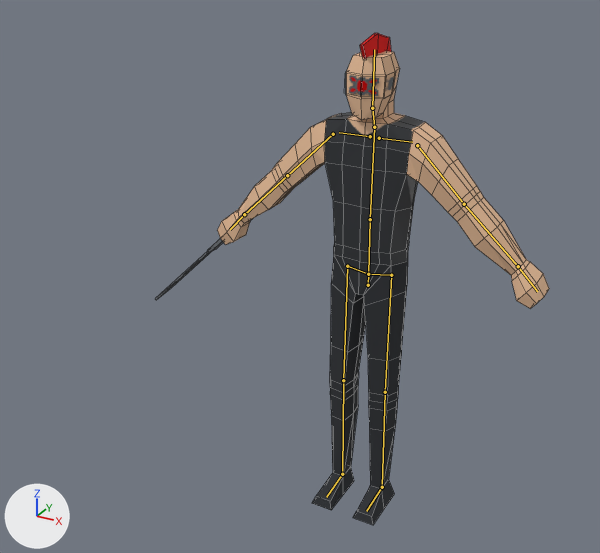
What one commit did to the Blender file meshes/enemies/cg2_factory/scrapper/scrapper.blend.
Before and after are seen from a camera (50 mm lens) standing at (1.03, -2.31, 1.99) and looking at (-0.02, -0.39, 1.03). Lighting does not change. The marker at lower left points along +X, +Y and +Z. The bones that bend it are drawn over the model as lines. Mesh edges are drawn as thin lines.

The first picture shows 'Character', 'Character.001', 'Character.002', 'Cube'.
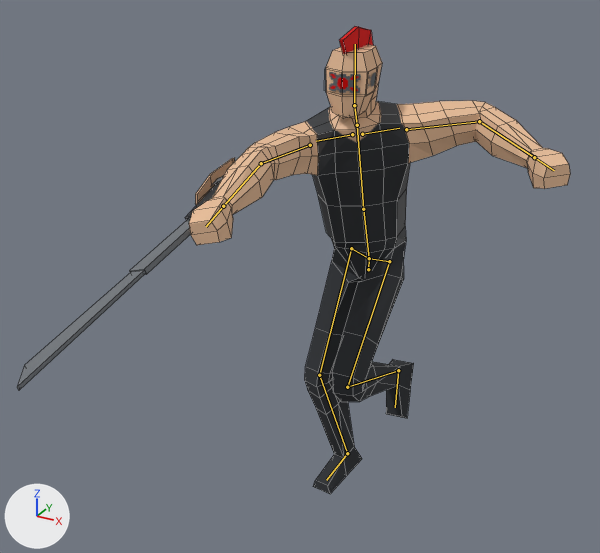
The newer file adds an action. The first version stands in its rest pose; the second is drawn at frame 5 of the action 'attack_end'.

Changed parts and their boxes (x1, y1, x2, y2) in the pictures (600 x 553 px):
'Character', posed (15% wider)
    before: (217, 51, 549, 525)
    after: (189, 45, 570, 494)
'Character.001', posed
    before: (155, 219, 252, 300)
    after: (17, 158, 235, 390)
'Cube', posed (6% taller)
    before: (349, 33, 391, 96)
    after: (329, 26, 373, 93)
'Character.002', posed (13% taller)
    before: (386, 77, 394, 91)
    after: (368, 72, 376, 88)
bone 'hip', root to tip
    before: (368, 285) to (368, 274)
    after: (368, 269) to (369, 258)
bone 'spine', root to tip
    before: (368, 274) to (370, 219)
    after: (369, 258) to (363, 209)
bone 'spine.001', root to tip
    before: (370, 219) to (374, 127)
    after: (363, 209) to (357, 125)
bone 'shoulder.L', root to tip
    before: (379, 138) to (412, 142)
    after: (362, 134) to (399, 128)
bone 'upper_arm.L', root to tip
    before: (417, 145) to (464, 204)
    after: (406, 129) to (479, 121)
bone 'forearm.L', root to tip
    before: (464, 204) to (518, 266)
    after: (479, 121) to (534, 157)
bone 'hand.L', root to tip
    before: (518, 266) to (537, 291)
    after: (534, 157) to (554, 170)
bone 'shoulder.R', root to tip
    before: (370, 136) to (339, 132)
    after: (352, 134) to (316, 141)
bone 'upper_arm.R', root to tip
    before: (333, 134) to (287, 175)
    after: (310, 145) to (261, 163)
bone 'forearm.R', root to tip
    before: (287, 175) to (244, 214)
    after: (261, 163) to (223, 206)
bone 'neck', root to tip
    before: (374, 127) to (372, 108)
    after: (357, 125) to (354, 105)
bone 'thigh.L', root to tip
    before: (391, 275) to (385, 392)
    after: (389, 261) to (347, 387)
bone 'shin.L', root to tip
    before: (385, 392) to (382, 487)
    after: (347, 387) to (398, 370)
bone 'thigh.R', root to tip
    before: (347, 266) to (343, 380)
    after: (351, 248) to (319, 375)
bone 'shin.R', root to tip
    before: (343, 380) to (342, 474)
    after: (319, 375) to (347, 453)
bone 'foot.R', root to tip
    before: (342, 474) to (326, 497)
    after: (347, 453) to (326, 480)

The change, as a list of edits to the scene's bpy script:
```text
Change bone_hip:
    where bone_hip = bpy.data.objects['metarig'].pose.bones['hip']
    bone_hip.location: (0.0, 0.0, 0.0) -> (0.0, 0.068, 0.0)
    bone_hip.rotation_quaternion: (1.0, 0.0, 0.0, 0.0) -> (0.991, 0.0, -0.131, 0.0)  # degrees (0, 0, 0) -> degrees (0, -15, 0)
Change bone_spine:
    where bone_spine = bpy.data.objects['metarig'].pose.bones['spine']  # child of 'hip'
    bone_spine.rotation_quaternion: (1.0, 0.0, 0.0, 0.0) -> (0.934, 0.119, 0.33, 0.013)  # degrees (0, 0, 0) -> degrees (17, 38, 8)
Change bone_spine_001:
    where bone_spine_001 = bpy.data.objects['metarig'].pose.bones['spine.001']  # child of 'spine'
    bone_spine_001.rotation_quaternion: (1.0, 0.0, 0.0, 0.0) -> (0.999, 0.052, 0.004, -0.014)  # degrees (0, 0, 0) -> degrees (6, 1, -2)
Change bone_shoulder_l:
    where bone_shoulder_l = bpy.data.objects['metarig'].pose.bones['shoulder.L']  # child of 'spine.001'
    bone_shoulder_l.rotation_euler: (0.0, 0.0, 0.0) -> (0.0698, -0.0524, 0.0349)  # degrees (0, 0, 0) -> degrees (4, -3, 2)
Change bone_upper_arm_l:
    where bone_upper_arm_l = bpy.data.objects['metarig'].pose.bones['upper_arm.L']  # child of 'shoulder.L'
    bone_upper_arm_l.rotation_quaternion: (1.0, 0.0, 0.0, 0.0) -> (0.927, -0.104, 0.017, 0.299)  # degrees (0, 0, 0) -> degrees (-11, 6, 35)
Change bone_forearm_l:
    where bone_forearm_l = bpy.data.objects['metarig'].pose.bones['forearm.L']  # child of 'upper_arm.L'
    bone_forearm_l.rotation_quaternion: (1.0, 0.0, 0.0, 0.0) -> (0.799, 0.588, -0.075, 0.027)  # degrees (0, 0, 0) -> degrees (73, -9, -3)
Change bone_hand_l:
    where bone_hand_l = bpy.data.objects['metarig'].pose.bones['hand.L']  # child of 'forearm.L'
    bone_hand_l.rotation_quaternion: (1.0, 0.0, 0.0, 0.0) -> (0.991, 0.098, -0.015, 0.085)  # degrees (0, 0, 0) -> degrees (11, -3, 10)
Change bone_shoulder_r:
    where bone_shoulder_r = bpy.data.objects['metarig'].pose.bones['shoulder.R']  # child of 'spine.001'
    bone_shoulder_r.rotation_euler: (0.0, 0.0, 0.0) -> (-0.0175, 0.0, 0.192)  # degrees (0, 0, 0) -> degrees (-1, 0, 11)
Change bone_upper_arm_r:
    where bone_upper_arm_r = bpy.data.objects['metarig'].pose.bones['upper_arm.R']  # child of 'shoulder.R'
    bone_upper_arm_r.rotation_quaternion: (1.0, 0.0, 0.0, 0.0) -> (0.78, 0.416, -0.056, -0.437)  # degrees (0, 0, 0) -> degrees (48, 16, -51)
Change bone_forearm_r:
    where bone_forearm_r = bpy.data.objects['metarig'].pose.bones['forearm.R']  # child of 'upper_arm.R'
    bone_forearm_r.rotation_quaternion: (1.0, 0.0, 0.0, 0.0) -> (0.922, 0.098, 0.13, 0.101)  # degrees (0, 0, 0) -> degrees (14, 14, 14)
Change bone_neck:
    where bone_neck = bpy.data.objects['metarig'].pose.bones['neck']  # child of 'spine.001'
    bone_neck.rotation_quaternion: (1.0, 0.0, 0.0, 0.0) -> (0.968, -0.149, -0.197, 0.051)  # degrees (0, 0, 0) -> degrees (-19, -21, 10)
Change bone_thigh_l:
    where bone_thigh_l = bpy.data.objects['metarig'].pose.bones['thigh.L']  # child of 'hip'
    bone_thigh_l.rotation_quaternion: (1.0, 0.0, 0.0, 0.0) -> (0.893, -0.388, -0.099, -0.082)  # degrees (0, 0, 0) -> degrees (-46, -14, -4)
Change bone_shin_l:
    where bone_shin_l = bpy.data.objects['metarig'].pose.bones['shin.L']  # child of 'thigh.L'
    bone_shin_l.rotation_quaternion: (1.0, 0.0, 0.0, 0.0) -> (0.524, 0.846, -0.006, -0.004)  # degrees (0, 0, 0) -> degrees (116, 0, -1)
Change bone_thigh_r:
    where bone_thigh_r = bpy.data.objects['metarig'].pose.bones['thigh.R']  # child of 'hip'
    bone_thigh_r.rotation_quaternion: (1.0, 0.0, 0.0, 0.0) -> (0.977, -0.207, -0.021, -0.03)  # degrees (0, 0, 0) -> degrees (-24, -3, -3)
Change bone_shin_r:
    where bone_shin_r = bpy.data.objects['metarig'].pose.bones['shin.R']  # child of 'thigh.R'
    bone_shin_r.rotation_quaternion: (1.0, 0.0, 0.0, 0.0) -> (0.928, 0.364, 0.0, 0.0)  # degrees (0, 0, 0) -> degrees (43, 0, 0)
Change bone_foot_r:
    where bone_foot_r = bpy.data.objects['metarig'].pose.bones['foot.R']  # child of 'shin.R'
    bone_foot_r.rotation_quaternion: (1.0, 0.0, 0.0, 0.0) -> (0.998, -0.045, 0.028, -0.002)  # degrees (0, 0, 0) -> degrees (-5, 3, 0)
```
